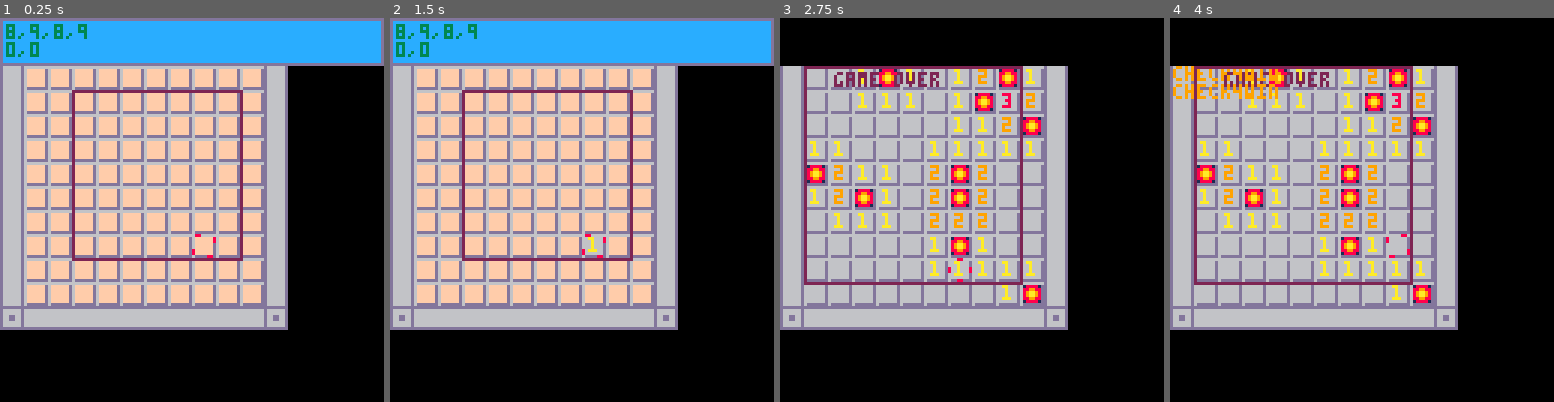
Above: before the commit, frames 1-4 (left to right).
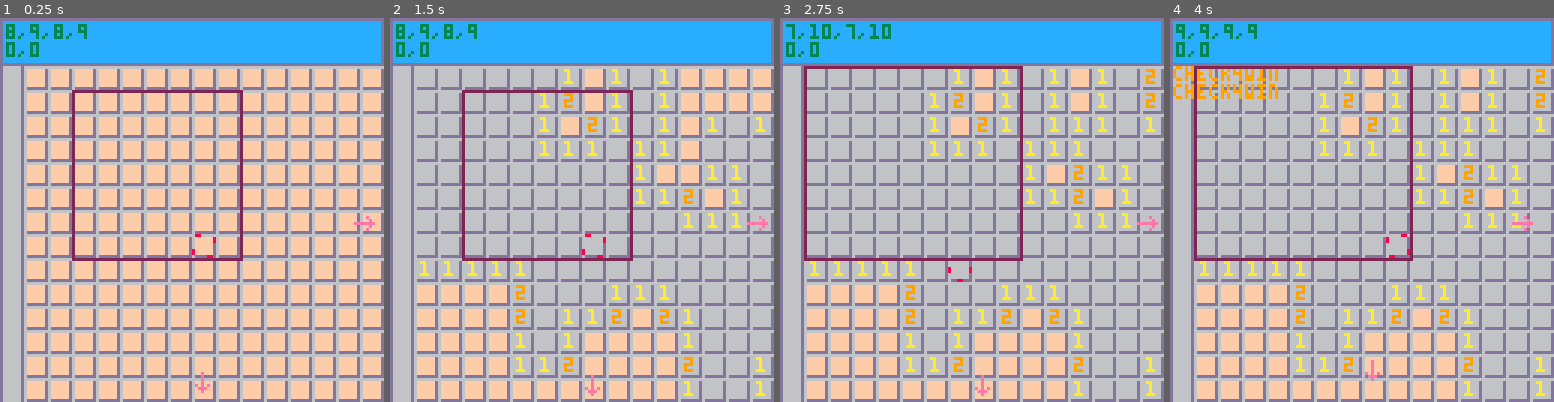
Above: after the commit, the same moments.

Repository: brettski/pico-8
Game: PICO-8 cartridge mines_v2.p8
Same seed, same stepped clock (60 frames per second), same inputs: the game is played once before the commit and once after it.
Inputs:
- Up to frame 1 (0.25 s): no input
- Up to frame 2 (1.5 s): tap O (Z key) at 0.33, 0.7, 1.43 s; tap X (X key) at 1.07 s
- Up to frame 3 (2.75 s): hold Left 1.97-2.37 s; tap X (X key) at 2.07, 2.4, 2.73 s; tap O (Z key) at 2.22 s; hold Down from 2.42 s (still down)
- Up to frame 4 (4 s): release Down at 2.82 s; hold Right 2.87-3.53 s; tap X (X key) at 3.07, 3.4, 3.73 s; tap O (Z key) at 3.1, 3.98 s; hold Up from 3.58 s (still down)

The runs differ from the first frame. In frame 1, 43% of the frame differs, in the area x 0-100%, y 12-100%; in frame 2, 60%; in frame 3, 60%; in frame 4, 60%.

Commit message:
add simple 'more field' arrows

Diff:
--- a/mines_v2.p8
+++ b/mines_v2.p8
@@ -29,7 +29,7 @@
 function setinitvars()
 	gfieldx=0 --x game field end
 	gfieldy=0 --logic only no draw offset
-	glevel=1  --game level
+	glevel=4  --game level
 	bombcount=0
 	flgcount=0
 	xoff,yoff=0,1 --offset for border
@@ -43,6 +43,7 @@
  cbox_tx1=cbox_x1/8
  cbox_ty=cbox_y/8
  cbox_ty1=cbox_y1/8
+ arrmove=0 --arrow move
 end
 
 function gamestart()
@@ -55,6 +56,8 @@
 	gfieldy=lvl.y
 	gfdrawx=gfieldx+xoff --tile max
 	gfdrawy=gfieldy+yoff
+ maxcamx=max(gfdrawx*8-56-(dcbox_x1-dcbox_x),0)
+ maxcamy=max(gfdrawy*8-56-(dcbox_y1-dcbox_y),0)
 	bombcount=lvl.b
  flgcount=bombcount
  --plr move position
@@ -135,6 +138,7 @@
 
 function updategame()
 	dobutton(getbutton())
+	arrmove=t%12/2
 end
 
 function getbutton()
@@ -235,6 +239,7 @@
  camera(0,0)
  drawplr()
  drawheader()
+ drawarrows()
 end
 
 function drawfcover(trsflg)
@@ -282,6 +287,15 @@
  drawfcover(true)
  print ("game over", 18,18,2)
  drawplr()
+end
+
+function drawarrows()
+ if cam_x<maxcamx then
+ 	spr(arrowr,113+arrmove,64)
+ end
+ if cam_y<maxcamy then
+ 	spr(arrowd,64,113+arrmove)
+ end
 end
 
 --debug stuff--
@@ -338,7 +352,6 @@
   cbox_x=dcbox_x
   cbox_tx=cbox_x/8
  end
- maxcamx=max(gfdrawx*8-56-(dcbox_x1-dcbox_x),0)
  if cam_x >= maxcamx then
  	cam_x=maxcamx
  	cbox_x1=gfdrawx*8-maxcamx
@@ -357,7 +370,6 @@
   cbox_y=dcbox_y
   cbox_ty=cbox_y/8
  end
- maxcamy=max(gfdrawy*8-48-(dcbox_y1-dcbox_y),0)
  if cam_y >= maxcamy then
  	cam_y=maxcamy
  	cbox_y1=gfdrawy*8-maxcamy
@@ -424,6 +436,8 @@
  borderv=57
  borderh=56
  borderc=58
+ arrowr=61
+ arrowd=60
  --camara box defaults
  dcbox_x=24
  dcbox_y=24
@@ -514,10 +528,10 @@
 6ffffffd6444444d6044444d00000000000000000000000000000000000000000000000000000000000000000000000000000000000000000000000000000000
 6ddddddd6ddddddd6ddddddd00000000000000000000000000000000000000000000000000000000000000000000000000000000000000000000000000000000
 6666666600000000000000000000000000000000000000000000000000000000ddddddddd666666ddddddddd0000000000000000000000000000000000000000
-6696666d0000000000000000000000000000000000000000000000000000000066666666d666666dd666666d0000000000000000000000000000000000000000
-664ee86d0000000000000000000000000000000000000000000000000000000066666666d666666dd666666d0000000000000000000000000000000000000000
-6648886d0000000000000000000000000000000000000000000000000000000066666666d666666dd66dd66d0000000000000000000000000000000000000000
-6648866d0000000000000000000000000000000000000000000000000000000066666666d666666dd66dd66d0000000000000000000000000000000000000000
-6646666d0000000000000000000000000000000000000000000000000000000066666666d666666dd666666d0000000000000000000000000000000000000000
-6111666d0000000000000000000000000000000000000000000000000000000066666666d666666dd666666d0000000000000000000000000000000000000000
-6ddddddd00000000000000000000000000000000000000000000000000000000ddddddddd666666ddddddddd0000000000000000000000000000000000000000
+6696666d0000000000000000000000000000000000000000000000000000000066666666d666666dd666666d06666660000e0000000000000000000000000000
+664ee86d0000000000000000000000000000000000000000000000000000000066666666d666666dd666666d06666660000e000000000e000000000000000000
+6648886d0000000000000000000000000000000000000000000000000000000066666666d666666dd66dd66d06666660000e0000000000e00000000000000000
+6648866d0000000000000000000000000000000000000000000000000000000066666666d666666dd66dd66d06666660000e00000eeeeeee0000000000000000
+6646666d0000000000000000000000000000000000000000000000000000000066666666d666666dd666666d066666600e0e0e00000000e00000000000000000
+6111666d0000000000000000000000000000000000000000000000000000000066666666d666666dd666666d0666666000eee00000000e000000000000000000
+6ddddddd00000000000000000000000000000000000000000000000000000000ddddddddd666666ddddddddd00000000000e0000000000000000000000000000
